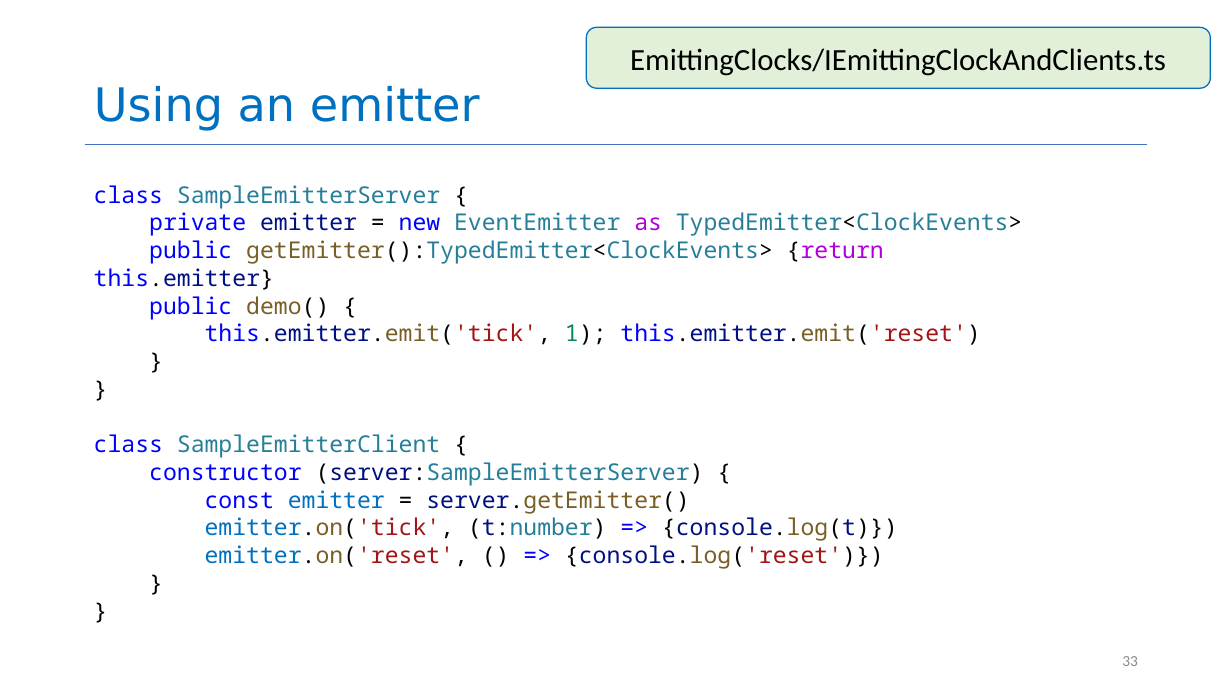
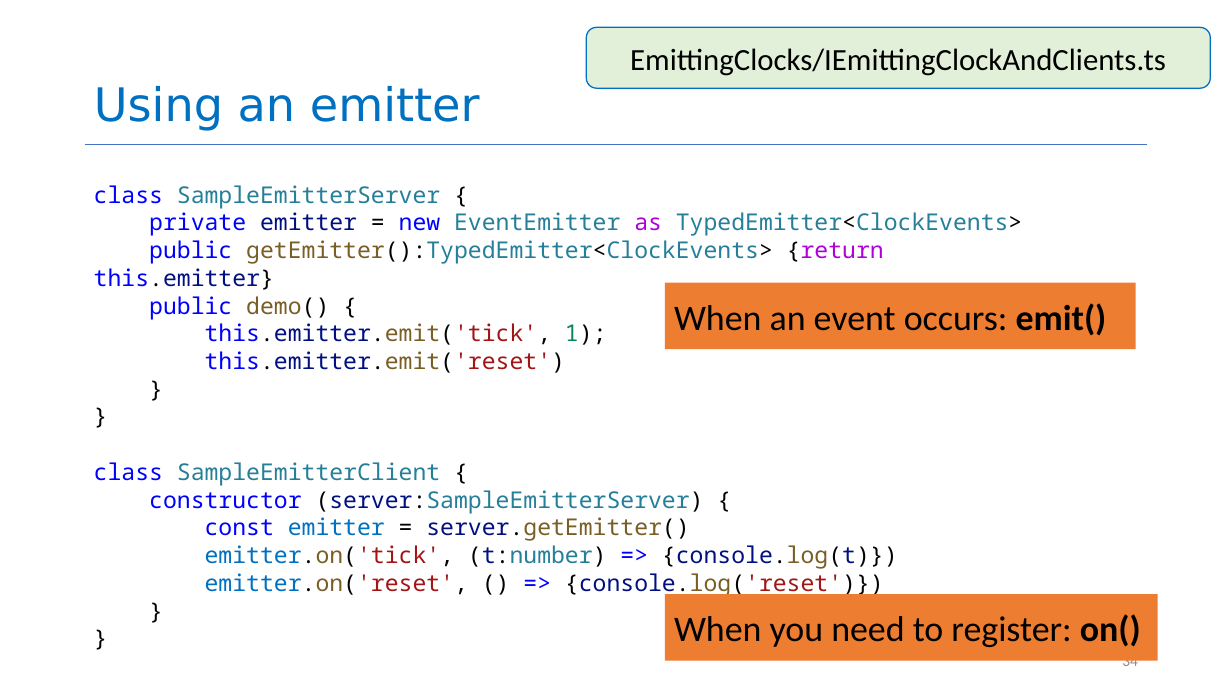
Before and after one commit to neu-se/CS4530-Spring-2025, a slide deck: slide 34 of Slides/Module 05 Interaction-Level Design Patterns.pptx (slide 33 before the commit). Drawn at 1232x693 pixels with LibreOffice and Linux fonts; fonts in the diff are those of the drawing. Boxes give left, top, right and bottom in pixels: in the first picture for what was removed or moved away, otherwise in the second. Text is boxed around its words. In the diff, an @@ line names an element or a change of style, - is before the commit and + after.

```diff
--- a/Slides/Module 05 Interaction-Level Design Patterns.pptx
+++ b/Slides/Module 05 Interaction-Level Design Patterns.pptx
@@ text "class SampleEmitterServer {" rewrapped from box(94, 185, 1022, 569) to box(94, 185, 1022, 597) @@
@@ rectangle added at box(665, 283, 1136, 349), fill #ED7D31, 28 pt, text #000000 @@
+When an event occurs: emit()
@@ rectangle added at box(665, 594, 1157, 661), fill #ED7D31, 28 pt, text #000000 @@
+When you need to register: on()
@@ page number at box(1122, 653, 1138, 671): text changed @@
-33
+34
```
Also in this commit, not shown: 2 other slides changed, 2 slides added, 1 other file.
